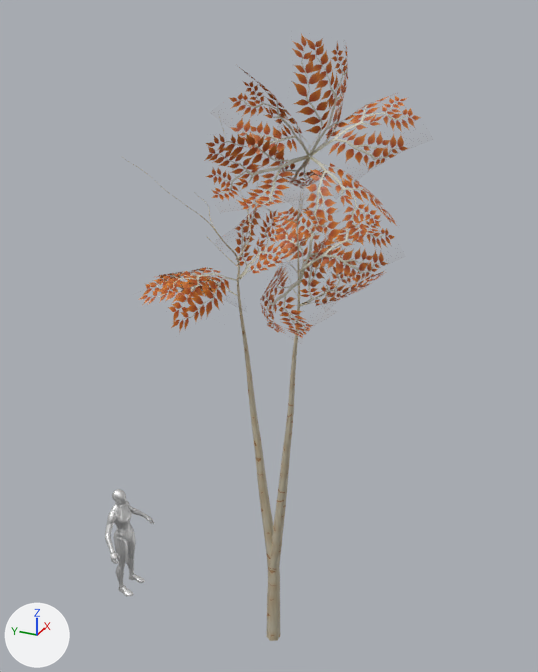
The Blender file Medieval (UE)/arvores.blend as it was, and as the next commit left it.
Both versions are drawn from a 50 mm lens placed at (-7.33, -3.23, 8.41), pointed at (0.3, 0.2, 4.59). Lighting does not change. The marker at lower left points along +X, +Y and +Z. The picture after the commit comes second.

The first picture shows 'Folhas.002', 'Folhas.003', 'Folhas.004', 'Folhas.005', 'Folhas.006', 'Folhas.009', 'Folhas.010', 'Folhas.011', 'Folhas.013', 'Folhas.014', 'SkeletalMeshComponent0_LOD2', 'arvore_02' and 3 more.
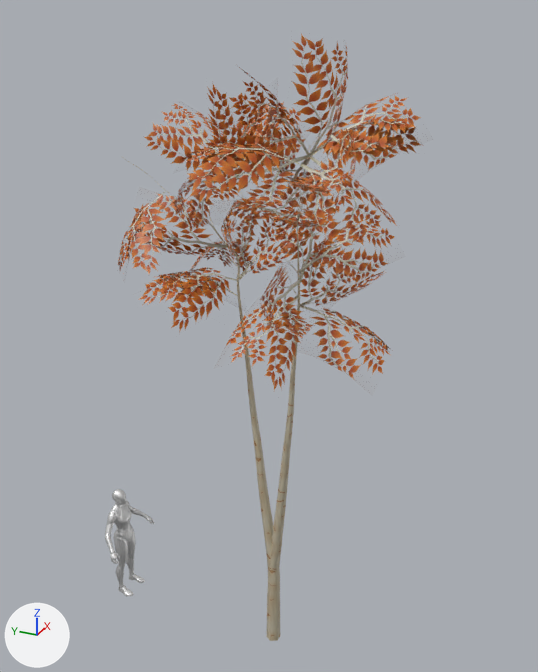
Changed parts and their boxes [x1, y1, x2, y2] in the pictures (538 x 672 px):
'Folhas.023', added (brown)
    after: [180, 143, 300, 203]
'Folhas.028', added (brown)
    after: [225, 296, 301, 390]
'Folhas.027', added (brown)
    after: [299, 305, 390, 379]
'Folhas.022', added (brown)
    after: [302, 118, 421, 163]
'Folhas.016', added (brown)
    after: [145, 103, 234, 178]
'Folhas.015', added (brown)
    after: [207, 84, 277, 180]
'Folhas.026', added (orange)
    after: [118, 191, 166, 273]
'Folhas.024', added (brown)
    after: [134, 193, 228, 256]
'Folhas.021', added (brown)
    after: [289, 129, 357, 193]
'Folhas.020', added (brown)
    after: [247, 177, 342, 227]
'Folhas.018', added (brown)
    after: [174, 169, 232, 231]
'Folhas.019', added (brown)
    after: [221, 198, 274, 260]
'Folhas.017', added
    after: [237, 102, 305, 180]
'Folhas.025', added
    after: [189, 241, 254, 271]

Diff of the bpy script that builds the scene:
```diff
--- a/Medieval (UE)/arvores.blend.py
+++ b/Medieval (UE)/arvores.blend.py
@@ ob_folhas_028 @@
+ob_folhas_028 = bpy.data.objects.new('Folhas.028', me_plane_014.copy())  # the mesh of ob_folhas_014
+ob_folhas_028.location = (-0.09, -0.33, 5.34)
+ob_folhas_028.rotation_euler = (4.75, -0.0781, 7.871)  # degrees (272, -4.5, 91)
+ob_folhas_028.scale = (0.271, 0.422, 0.0348)
@@ ob_folhas_027 @@
+ob_folhas_027 = bpy.data.objects.new('Folhas.027', me_plane_014.copy())  # the mesh of ob_folhas_014
+ob_folhas_027.location = (-0.11, -0.35, 5.24)
+ob_folhas_027.rotation_euler = (10.94, 0.48, -3.223)  # degrees (267, 28, -185)
+ob_folhas_027.scale = (0.271, 0.422, 0.0348)
@@ ob_folhas_026 @@
+ob_folhas_026 = bpy.data.objects.new('Folhas.026', me_plane_014.copy())  # the mesh of ob_folhas_014
+ob_folhas_026.location = (-0.41, 1.12, 6.46)
+ob_folhas_026.rotation_euler = (16.84, 0.52, 0.978)  # degrees (245, 30, 56)
+ob_folhas_026.scale = (0.233, 0.363, 0.03)
@@ ob_folhas_025 @@
+ob_folhas_025 = bpy.data.objects.new('Folhas.025', me_plane_014.copy())  # the mesh of ob_folhas_014
+ob_folhas_025.location = (-0.08, 0.54, 5.8)
+ob_folhas_025.rotation_euler = (17.21, 0.287, -7.206)  # degrees (266, 16, 307)
+ob_folhas_025.scale = (0.271, 0.422, 0.0348)
@@ ob_folhas_024 @@
+ob_folhas_024 = bpy.data.objects.new('Folhas.024', me_plane_014.copy())  # the mesh of ob_folhas_014
+ob_folhas_024.location = (-0.08, 0.54, 5.8)
+ob_folhas_024.rotation_euler = (18.41, -1.462, -0.55)  # degrees (335, -84, -32)
+ob_folhas_024.scale = (0.271, 0.422, 0.0348)
@@ ob_folhas_023 @@
+ob_folhas_023 = bpy.data.objects.new('Folhas.023', me_plane_014.copy())  # the mesh of ob_folhas_014
+ob_folhas_023.location = (-0.41, -0.46, 6.88)
+ob_folhas_023.rotation_euler = (11.46, 0.0421, 7.024)  # degrees (297, 2.4, 42)
+ob_folhas_023.scale = (0.271, 0.422, 0.0348)
@@ ob_folhas_022 @@
+ob_folhas_022 = bpy.data.objects.new('Folhas.022', me_plane_014.copy())  # the mesh of ob_folhas_014
+ob_folhas_022.location = (-0.41, -0.46, 6.88)
+ob_folhas_022.rotation_euler = (11.78, -0.0103, 9.683)  # degrees (315, -0.6, 195)
+ob_folhas_022.scale = (0.271, 0.422, 0.0348)
@@ ob_folhas_021 @@
+ob_folhas_021 = bpy.data.objects.new('Folhas.021', me_plane_014.copy())  # the mesh of ob_folhas_014
+ob_folhas_021.location = (-0.41, -0.46, 6.88)
+ob_folhas_021.rotation_euler = (8.184, -0.893, 5.423)  # degrees (109, -51, 311)
+ob_folhas_021.scale = (0.271, 0.422, 0.0348)
@@ ob_folhas_020 @@
+ob_folhas_020 = bpy.data.objects.new('Folhas.020', me_plane_014.copy())  # the mesh of ob_folhas_014
+ob_folhas_020.location = (0.37, 0.54, 6.21)
+ob_folhas_020.rotation_euler = (8.336, -0.711, 6.131)  # degrees (118, -41, 351)
+ob_folhas_020.scale = (0.271, 0.422, 0.0348)
@@ ob_folhas_019 @@
+ob_folhas_019 = bpy.data.objects.new('Folhas.019', me_plane_014.copy())  # the mesh of ob_folhas_014
+ob_folhas_019.location = (0.37, 0.54, 6.21)
+ob_folhas_019.rotation_euler = (11.45, 1.305, 2.007)  # degrees (296, 75, 115)
+ob_folhas_019.scale = (0.271, 0.422, 0.0348)
@@ ob_folhas_018 @@
+ob_folhas_018 = bpy.data.objects.new('Folhas.018', me_plane_014.copy())  # the mesh of ob_folhas_014
+ob_folhas_018.location = (0.37, 0.66, 6.46)
+ob_folhas_018.rotation_euler = (11.97, 1.326, 2.079)  # degrees (326, 76, 119)
+ob_folhas_018.scale = (0.271, 0.422, 0.0348)
@@ ob_folhas_017 @@
+ob_folhas_017 = bpy.data.objects.new('Folhas.017', me_plane_014.copy())  # the mesh of ob_folhas_014
+ob_folhas_017.location = (0.37, 0.66, 6.46)
+ob_folhas_017.rotation_euler = (12.28, 0.461, -1.323)  # degrees (344, 26, -76)
+ob_folhas_017.scale = (0.271, 0.422, 0.0348)
@@ ob_folhas_016 @@
+ob_folhas_016 = bpy.data.objects.new('Folhas.016', me_plane_014.copy())  # the mesh of ob_folhas_014
+ob_folhas_016.location = (0.37, 0.66, 6.46)
+ob_folhas_016.rotation_euler = (12.11, -0.41, -0.216)  # degrees (334, -23, -12)
+ob_folhas_016.scale = (0.271, 0.422, 0.0348)
@@ ob_folhas_015 @@
+ob_folhas_015 = bpy.data.objects.new('Folhas.015', me_plane_014.copy())  # the mesh of ob_folhas_014
+ob_folhas_015.location = (0.37, 0.66, 6.46)
+ob_folhas_015.rotation_euler = (7.193, -0.117, 5.433)  # degrees (52, -6.7, 311)
+ob_folhas_015.scale = (0.271, 0.422, 0.0348)
```
